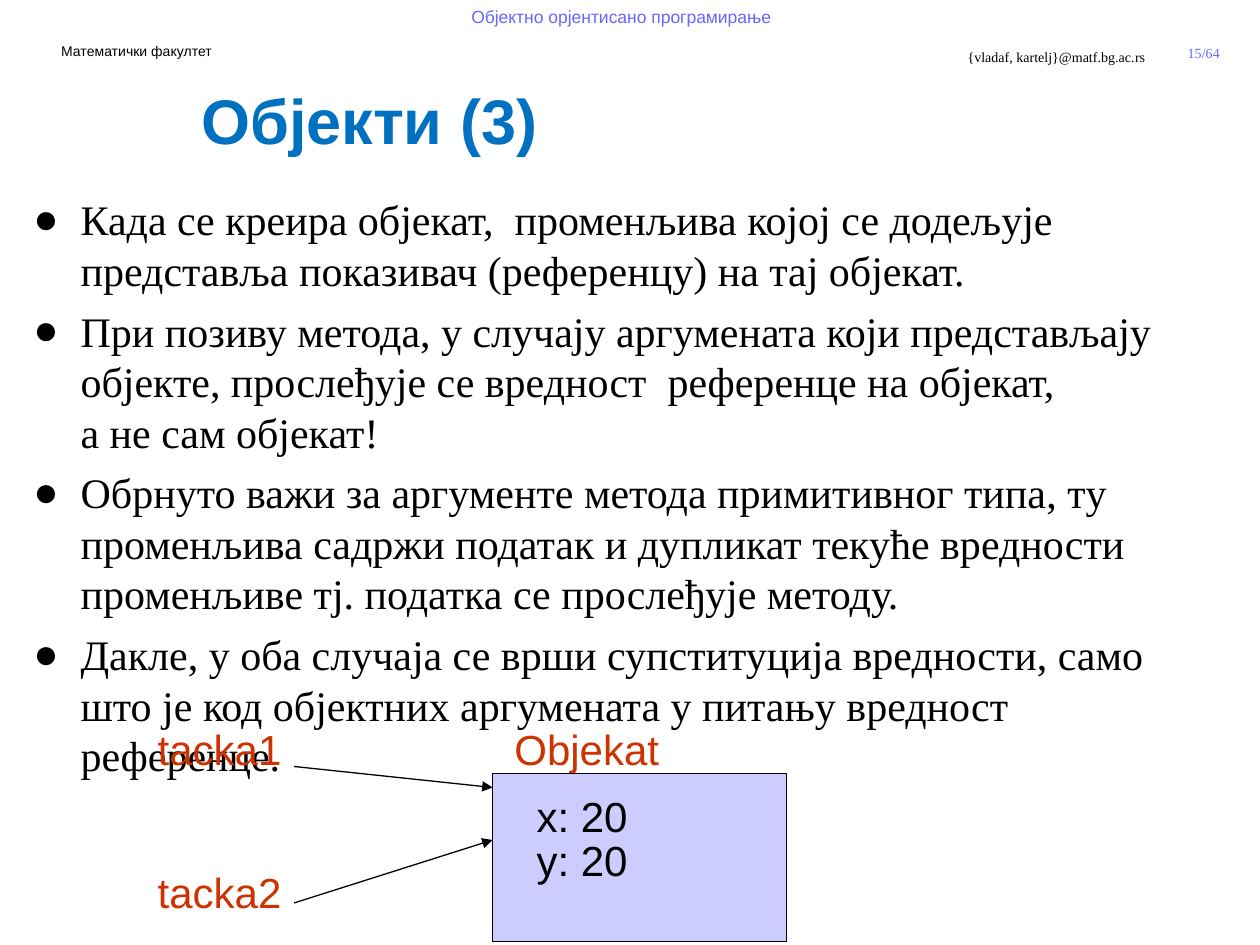
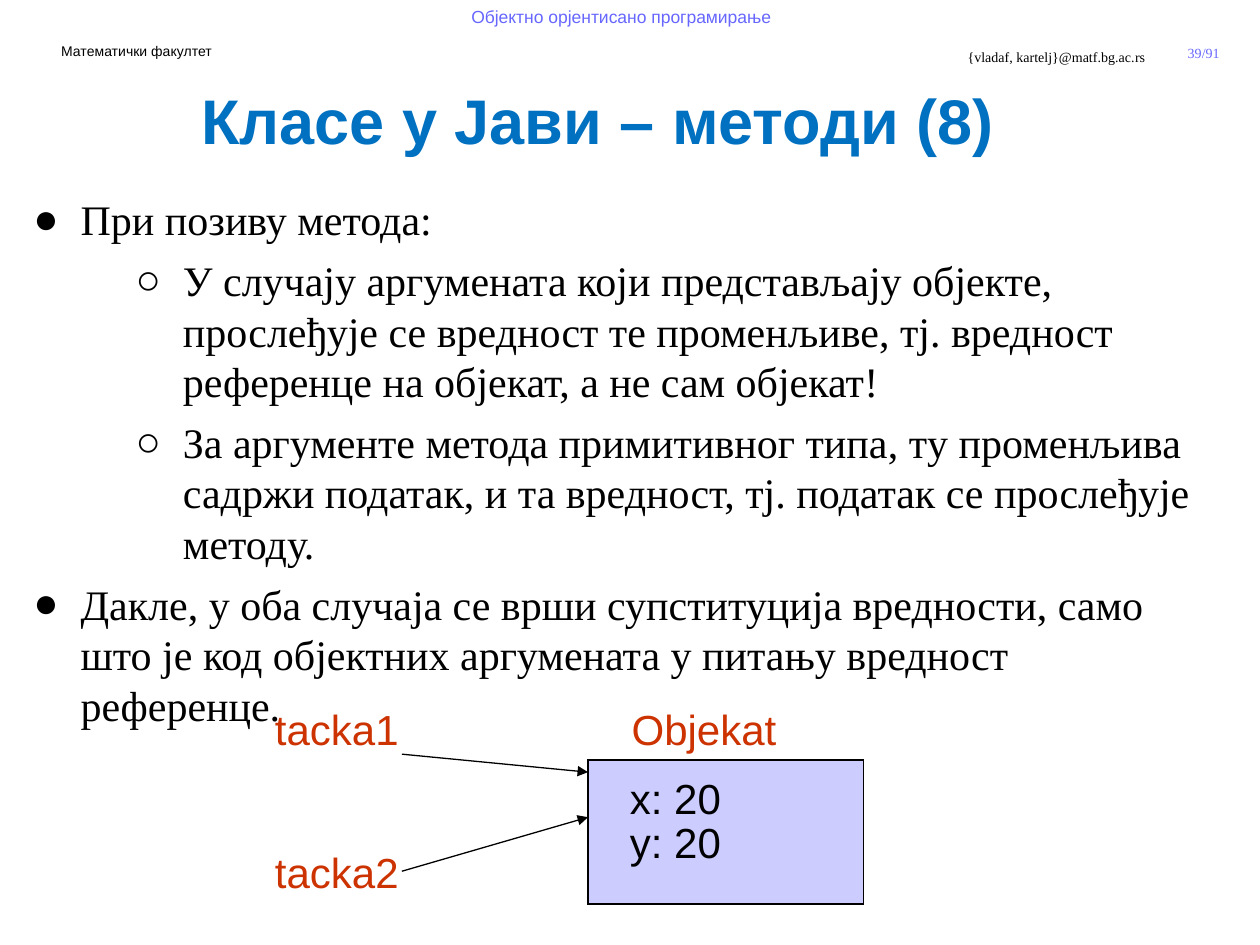
Before and after one commit to MatfOOP/OOP, a slide deck: slide 39 of predavanja/prezentacije/OOP09-Klase u Javi.pptx (slide 15 before the commit). Drawn at 1260x945 pixels with LibreOffice and Linux fonts; fonts in the diff are those of the drawing; background and template pictures are left out. Boxes give left, top, right and bottom in pixels: in the first picture for what was removed or moved away, otherwise in the second. Text is boxed around its words. In the diff, an @@ line names an element or a change of style, - is before the commit and + after.

```diff
--- a/predavanja/prezentacije/OOP09-Klase u Javi.pptx
+++ b/predavanja/prezentacije/OOP09-Klase u Javi.pptx
@@ page number at (1188, 49, 1220, 58): text changed @@
-15/64
+39/91
@@ text at (201, 98, 994, 156): text changed @@
-Објекти (3)
+Класе у Јави – методи (8)
@@ text at (81, 207, 1189, 568): text changed @@
-● Када се креира објекат, променљива којој се додељује представља показивач (референцу) на тај објекат.
-● При позиву метода, у случају аргумената који представљају објекте, прослеђује се вредност референце на објекат,
-  а не сам објекат!
-● Обрнуто важи за аргументе метода примитивног типа, ту променљива садржи податак и дупликат текуће вредности променљиве тј. податка се прослеђује методу.
+● При позиву метода:
+  ○ У случају аргумената који представљају објекте, прослеђује се вредност те променљиве, тј. вредност референце на објекат, а не сам објекат!
+  ○ За аргументе метода примитивног типа, ту променљива садржи податак, и та вредност, тј. податак се прослеђује методу.
@@ text "tacka1 Objekat": place and size @@
-text "tacka1 Objekat" at (158, 734, 659, 909)
+text "tacka1 Objekat" at (275, 714, 777, 889)
@@ arrow moved from (294, 766) - (493, 788) to (402, 755) - (588, 772) @@
@@ rectangle: place and size @@
-rectangle at (493, 774, 786, 941)
+rectangle at (588, 760, 864, 903)
@@ text "x: 20": place and size @@
-text "x: 20" at (537, 802, 628, 884)
+text "x: 20" at (630, 784, 721, 866)
@@ arrow moved from (294, 903) - (493, 840) to (402, 871) - (588, 818) @@
```
Also in this commit, not shown: 25 other slides changed, 27 slides added, 4 other files.
